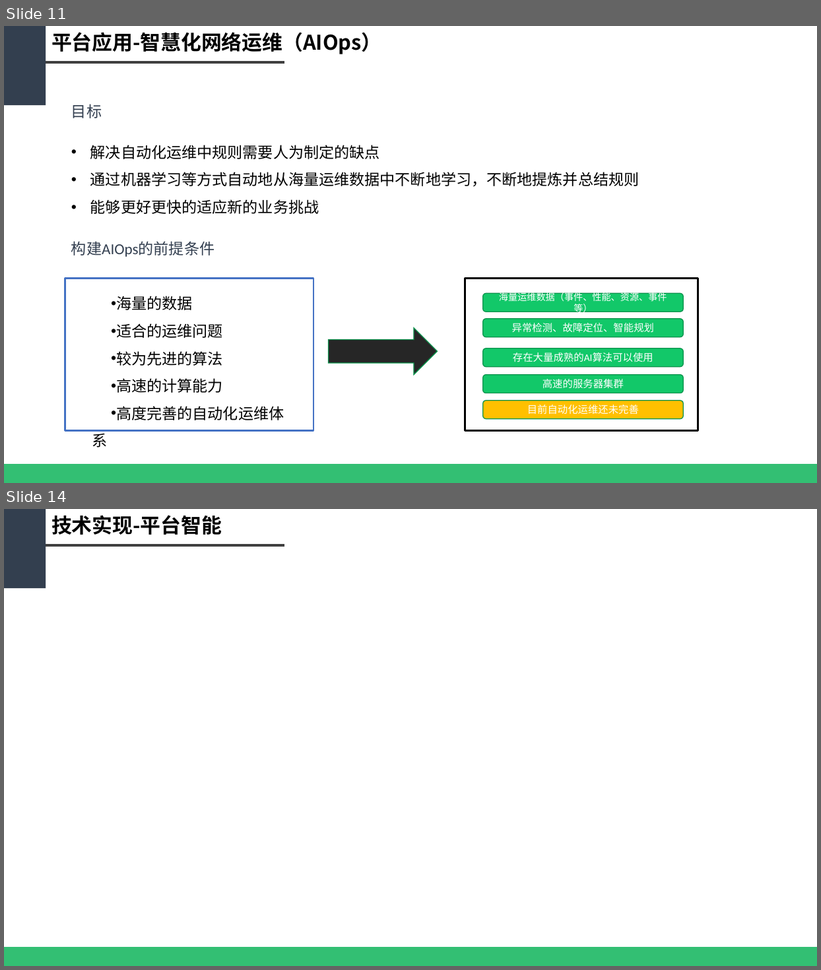
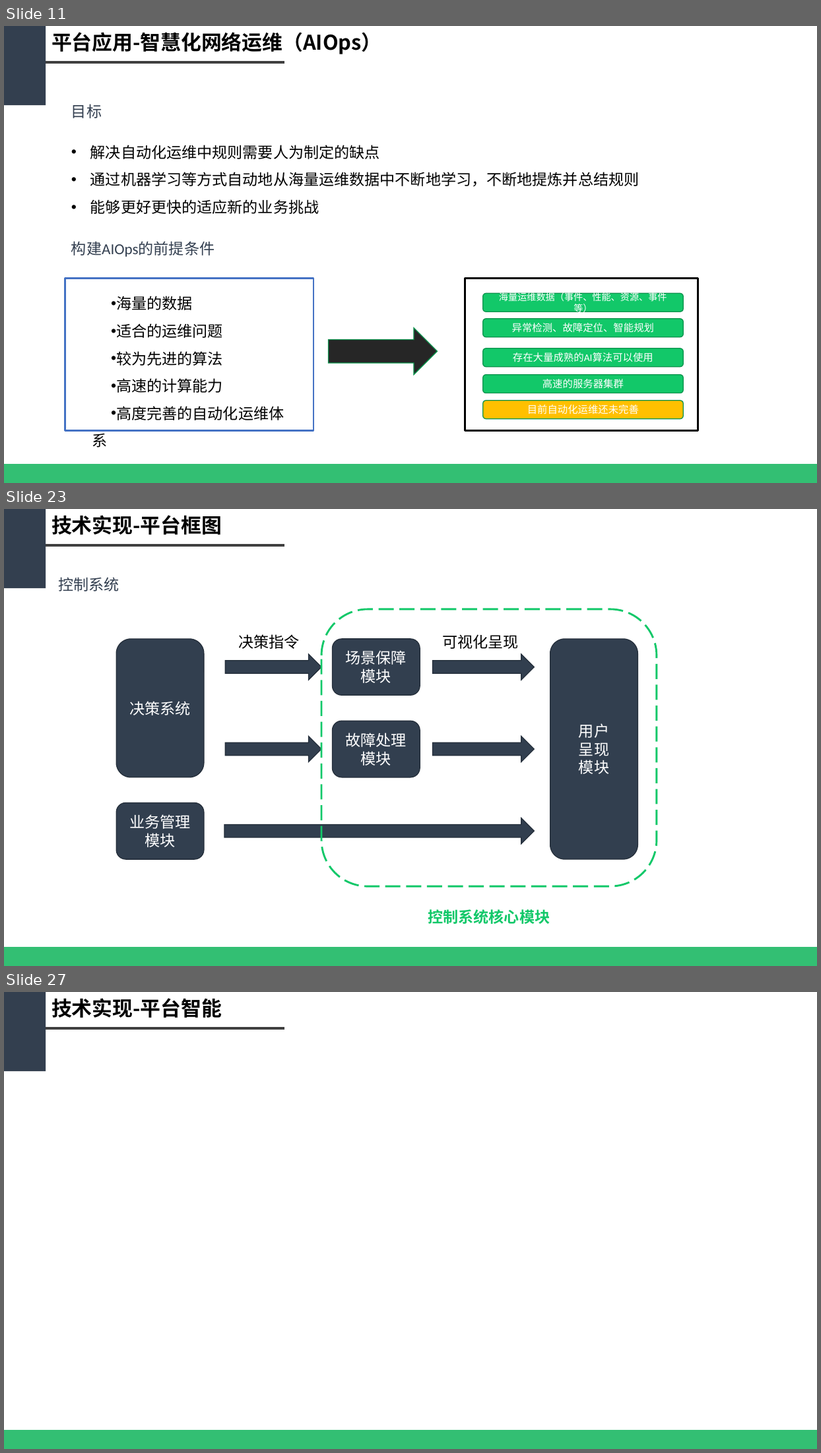
Before and after one commit to WeakX/Ref, a slide deck: 基于大数据的智慧网络运维平台_new[228].pptx. Shown one above the other, each under a label of ours: slides 11 and 14 before the commit, slides 11, 23 and 27 after it; the slides between them are not shown. The pictures are 821x970 and 821x1453 pixels, drawn with LibreOffice and Linux fonts; fonts in the diff are those of the drawing. Boxes give left, top, right and bottom in pixels: in the first picture for what was removed or moved away, otherwise in the second. Text is boxed around its words. In the diff, an @@ line names an element or a change of style, - is before the commit and + after.

```diff
--- a/基于大数据的智慧网络运维平台_new[228].pptx
+++ b/基于大数据的智慧网络运维平台_new[228].pptx
@@ slide 23 added at (4, 509, 817, 966), background #FFFFFF @@
@@ rectangle added at (4, 509, 46, 588), fill #333F50 @@
@@ text added at (52, 515, 222, 535), 24 pt, text #000000, bold @@
+技术实现-平台框图
@@ line added from (46, 545) to (284, 545), #404040 3 pt @@
@@ text added at (58, 577, 119, 591), 18 pt, text #333F50 @@
+控制系统
@@ rounded rectangle added at (322, 609, 657, 887), outline #12C869 2.25 pt dashed @@
@@ group added at (116, 634, 638, 859): 5 right arrows, 5 rounded rectangles, 2 texts @@
+决策指令
+故障处理
+模块
+场景保障模块
+业务管理
+模块
+决策系统
+可视化呈现
+用户
+呈现
+模块
@@ text added at (428, 910, 550, 924), 18 pt, text #12C869, bold @@
+控制系统核心模块
@@ rectangle added at (4, 948, 817, 966), fill #00B050 at 80% opacity @@
@@ what was slide 14 is now slide 27 @@
```
Also in this commit, not shown: 4 slides changed, 12 other slides added, 1 other file.
